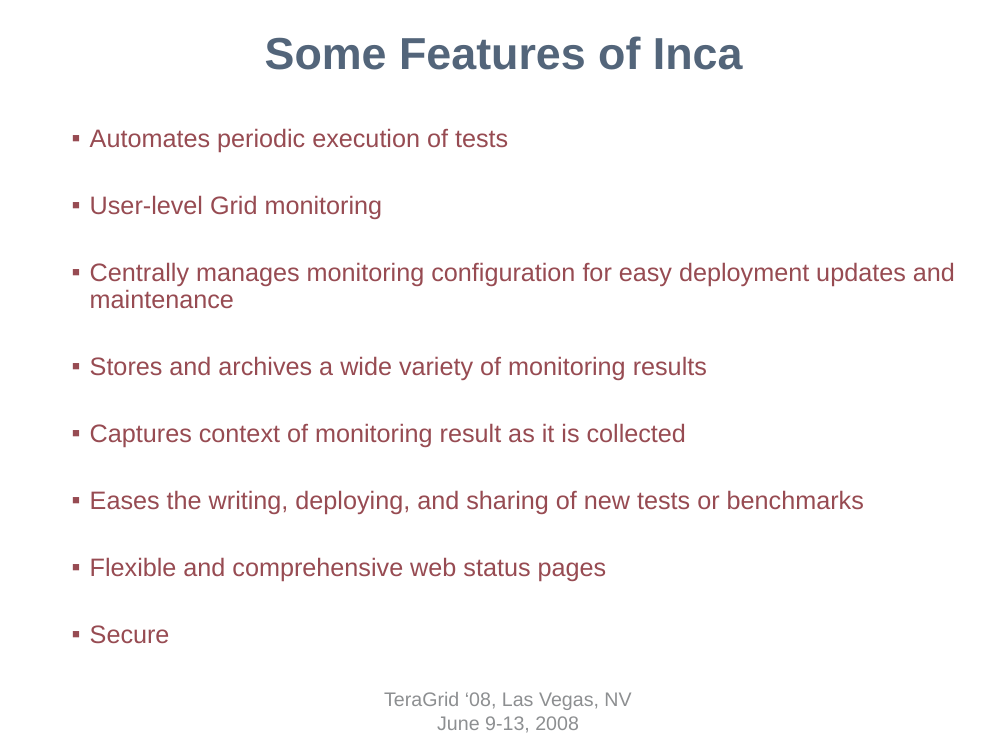
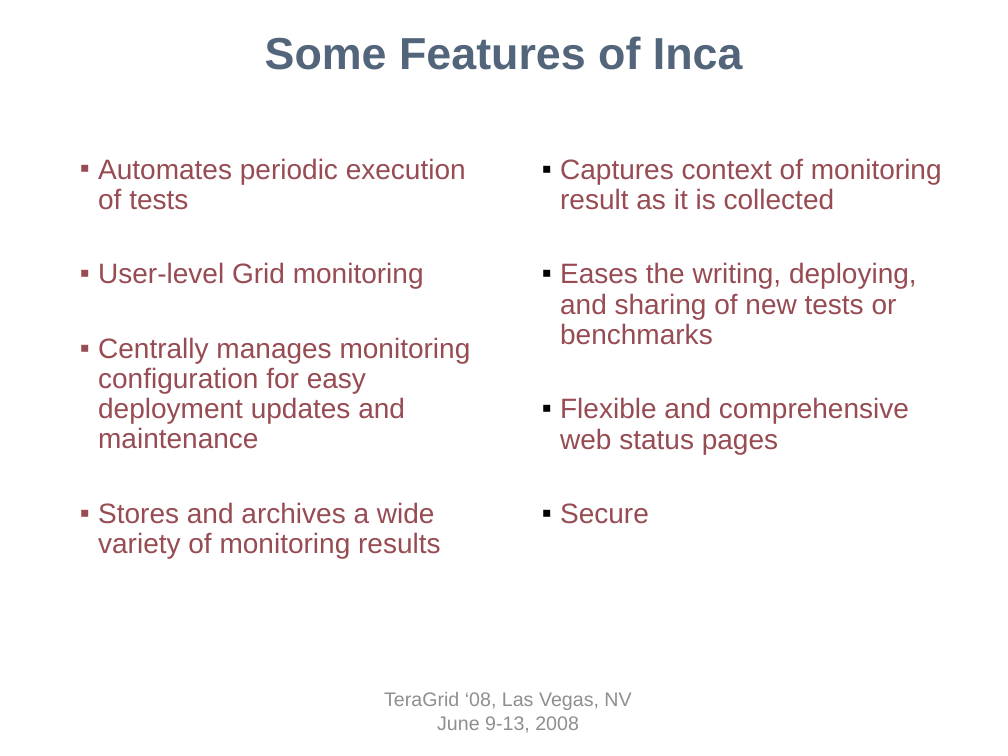
Before and after one commit to IncaProject/inca-xsede, a slide deck: slide 5 of talks/tg08/inca-tg08.ppt. Drawn at 1008x756 pixels with LibreOffice and Linux fonts; fonts in the diff are those of the drawing; background and template pictures are left out. Boxes give left, top, right and bottom in pixels: in the first picture for what was removed or moved away, otherwise in the second. Text is boxed around its words. In the diff, an @@ line names an element or a change of style, - is before the commit and + after.

Commit message:
format fix

```diff
--- a/talks/tg08/inca-tg08.ppt
+++ b/talks/tg08/inca-tg08.ppt
@@ text "Automates periodic execution of tests" moved from (x1=90, y1=128, x2=955, y2=644) to (x1=98, y1=158, x2=471, y2=558) @@
@@ text "Automates periodic execution of tests" at (x1=98, y1=158, x2=471, y2=558): size 18 to 20 pt @@
@@ text added at (x1=560, y1=158, x2=942, y2=524), 20 pt, text #974B52 @@
+  ▪ Captures context of monitoring result as it is collected
+  ▪ Eases the writing, deploying, and sharing of new tests or benchmarks
+  ▪ Flexible and comprehensive web status pages
+  ▪ Secure
@@ text at (x1=90, y1=423, x2=864, y2=644): paragraphs removed @@
-  ▪ Captures context of monitoring result as it is collected
-  ▪ Eases the writing, deploying, and sharing of new tests or benchmarks
-  ▪ Flexible and comprehensive web status pages
-  ▪ Secure
```
